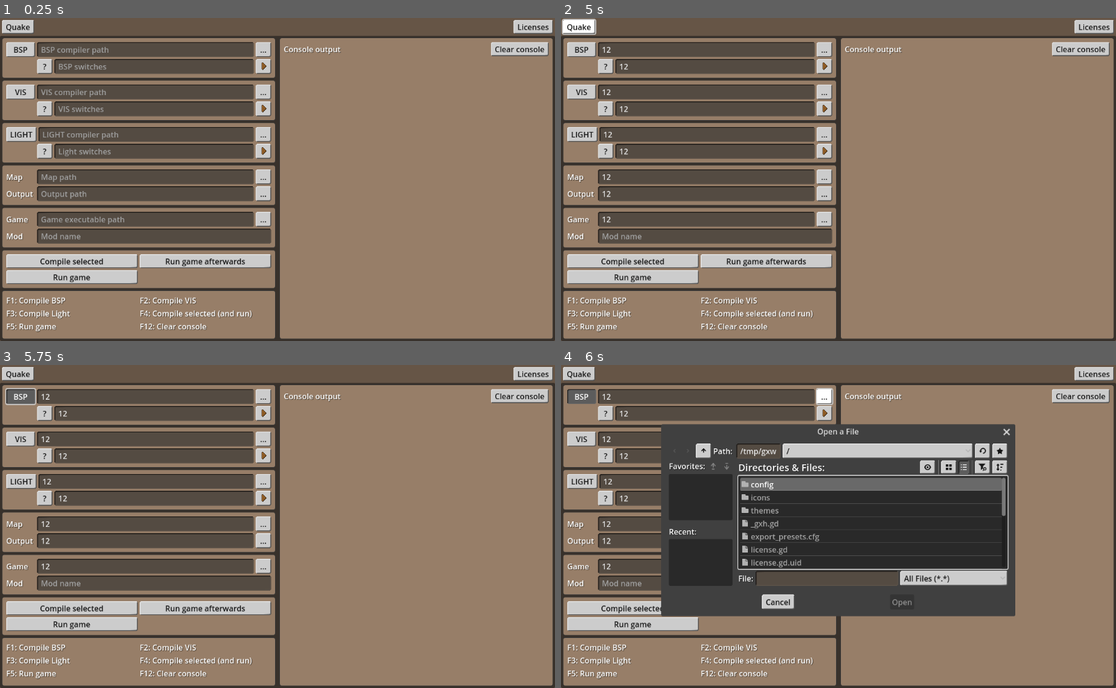
Above: before the commit, frames 1-4 (two rows, left to right).
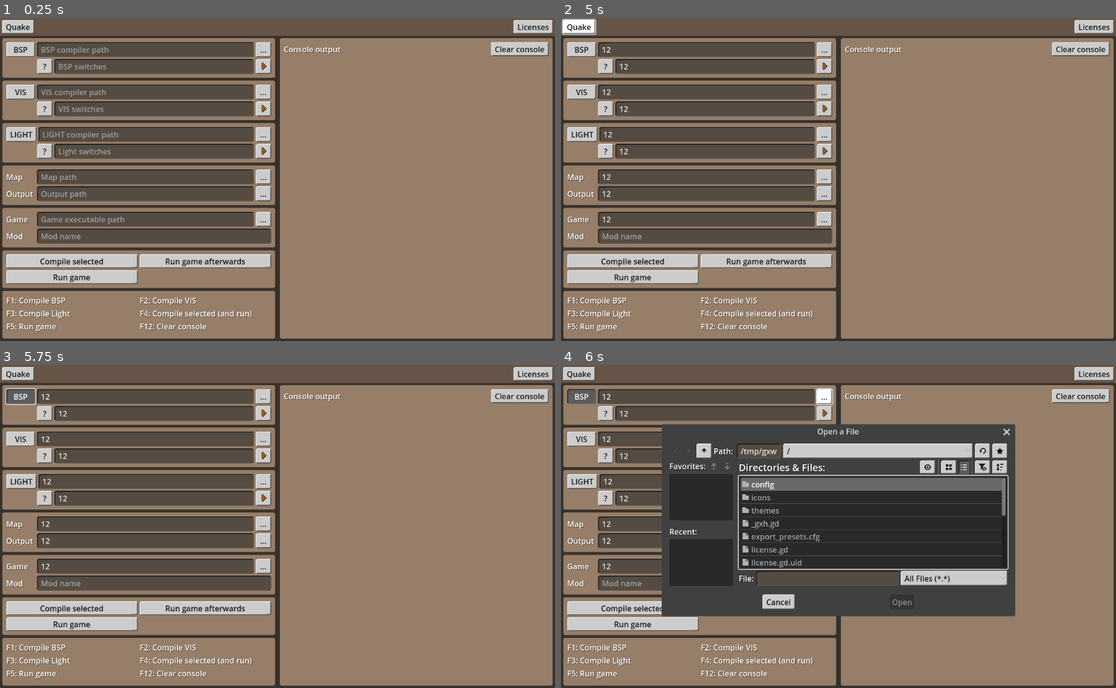
Above: after the commit, the same moments.

Repository: VictorKarp/Quakompiler
Game: Godot game, scene res://main.tscn
The game is run twice, just before and just after one commit, with the same random seed, the same clock (stepped at 60 frames per second) and the same inputs.
Inputs (mouse positions are in pixels of both pictures, inside the frame that each line leads up to):
- Up to frame 1 (0.25 s): no input
- Up to frame 2 (5 s): click (705, 50) at 0.52 s; type "12" at 0.6 s; click (716, 66) at 0.75 s; type "12" at 0.83 s; click (705, 92) at 0.98 s; type "12" at 1.07 s; click (716, 108) at 1.27 s; type "12" at 1.35 s; click (705, 134) at 1.5 s; type "12" at 1.58 s; click (716, 150) at 1.73 s; type "12" at 1.82 s; click (705, 176) at 2.02 s; type "12" at 2.1 s; click (705, 192) at 2.25 s; type "12" at 2.33 s; click (705, 218) at 2.48 s; type "12" at 2.57 s; click "Quake" at 2.75 s; click "Licenses" at 3.5 s; click "Quake" at 4.25 s
- Up to frame 3 (5.75 s): click "BSP" at 5 s
- Up to frame 4 (6 s): click "..." at 5.75 s

Frames 1-3 are identical in both runs. In frame 4, 1.1% of the frame differs, in the area x 18-71%, y 18-78%.
Error in both runs: Cannot call method 'get_as_text' on a null value. (res://license.gd:15)

Commit message:
Fix compiler execution on Windows

Diff:
--- a/main.gd
+++ b/main.gd
@@ -267,7 +267,9 @@
 		#args += "; read" # Keep terminal open until Enter is pressed
 		OS.create_process(selected_terminal, ["--", "bash", "-c", args])
 	elif OS.get_name() == "Windows":
-		OS.create_process("CMD.exe", ["/C", args])
+		var args_array = args.split(" ", false) as Array
+		var exe = args_array.pop_front()
+		OS.create_process(exe, args_array, true)
 
 
 func _compile_selected() -> void:
